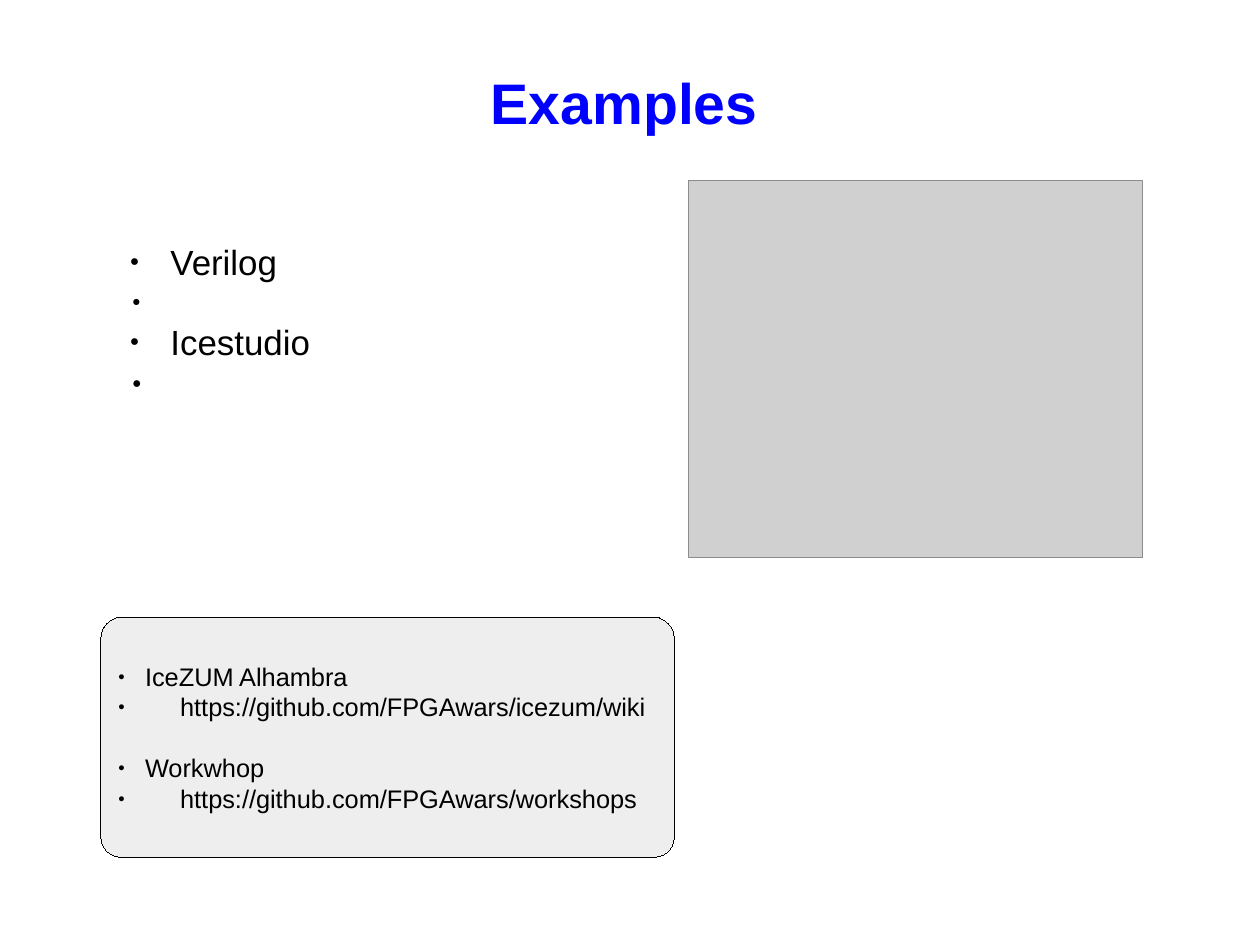
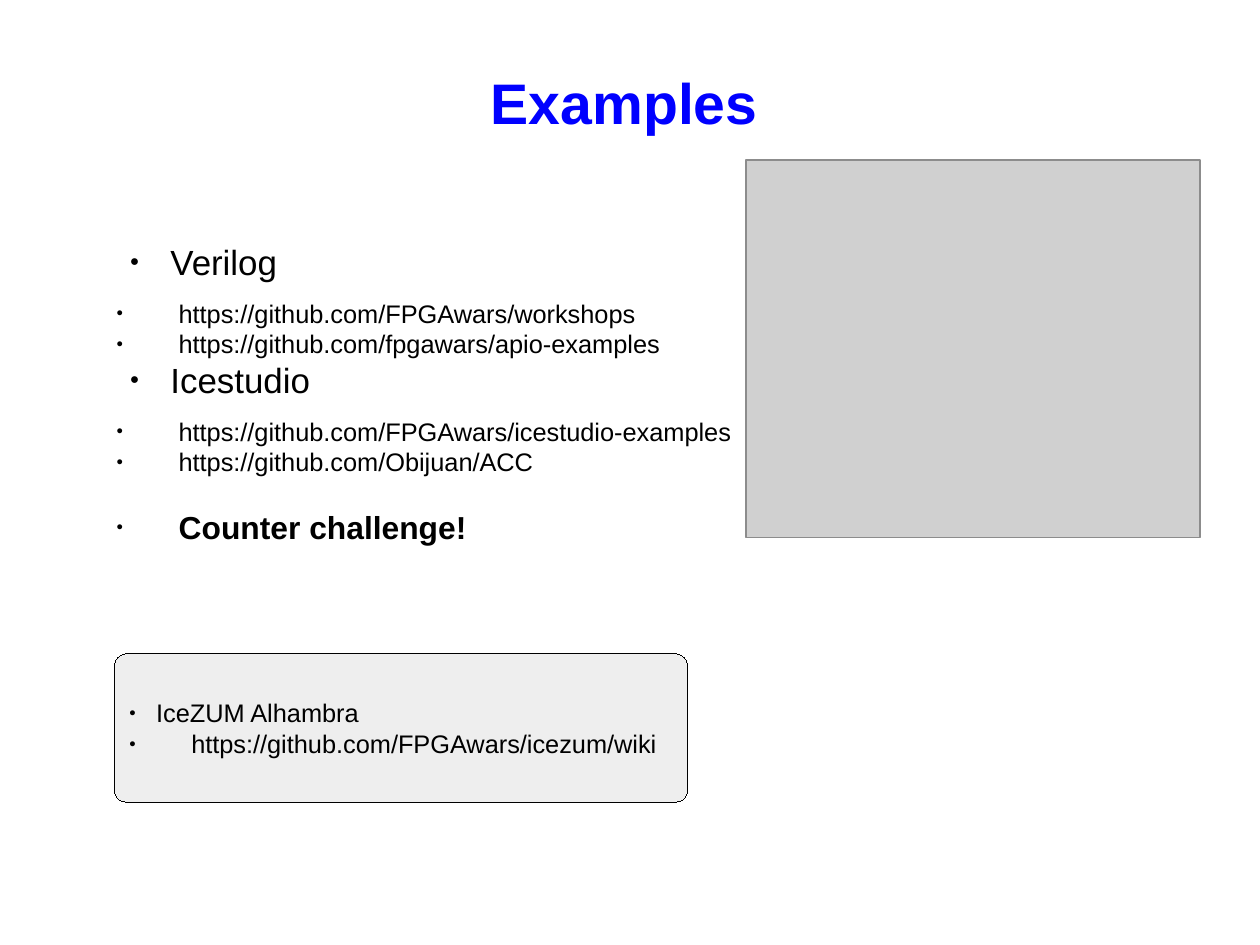
Before and after one commit to FPGAwars/workshops, a slide deck: slide 6 of 2016-10-28-Reset/presentation/slides.odp. Drawn at 1260x945 pixels with LibreOffice and Linux fonts; fonts in the diff are those of the drawing; grey boxes stand for pictures. Boxes give left, top, right and bottom in pixels: in the first picture for what was removed or moved away, otherwise in the second. Text is boxed around its words. In the diff, an @@ line names an element or a change of style, - is before the commit and + after.

Commit message:
Add Reset examples and blocks

```diff
--- a/2016-10-28-Reset/presentation/slides.odp
+++ b/2016-10-28-Reset/presentation/slides.odp
@@ picture: place and size @@
-picture at [689, 181, 1143, 558]
+picture at [747, 160, 1201, 537]
@@ text at [179, 304, 660, 359]: paragraphs added @@
+● https://github.com/FPGAwars/workshops
+● https://github.com/fpgawars/apio-examples
@@ text at [179, 422, 731, 544]: paragraphs added @@
+● https://github.com/FPGAwars/icestudio-examples
+● https://github.com/Obijuan/ACC
+● Counter challenge!
@@ rounded rectangle "IceZUM Alhambra": place and size @@
-rounded rectangle "IceZUM Alhambra" at [101, 617, 675, 858]
+rounded rectangle "IceZUM Alhambra" at [114, 654, 688, 803]
@@ text in rounded rectangle at [145, 758, 637, 813]: paragraphs removed @@
-● Workwhop
-● https://github.com/FPGAwars/workshops
```
Also in this commit, not shown: 1 slide removed, 16 other files.
